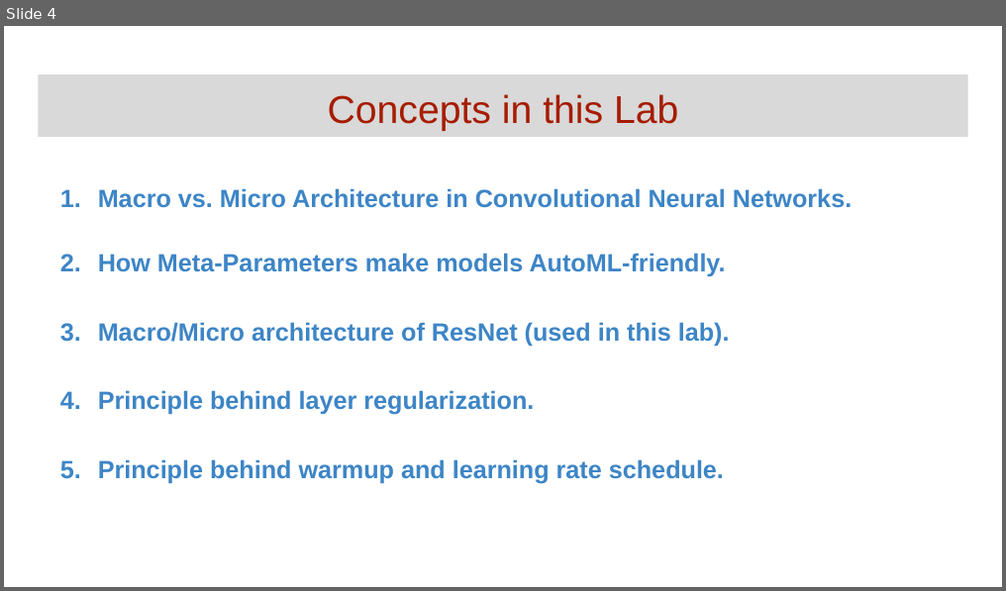
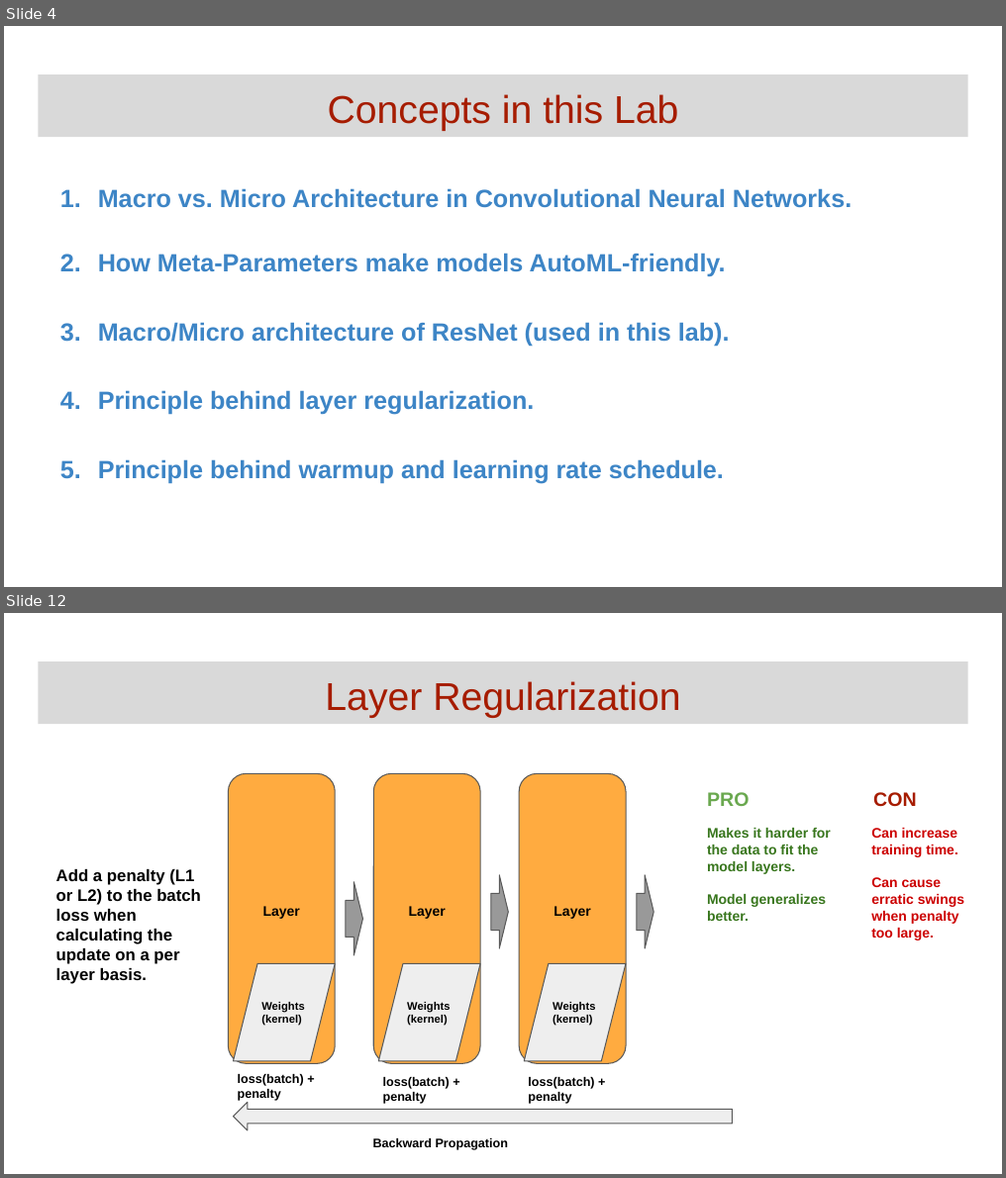
Before and after one commit to GoogleCloudPlatform/keras-idiomatic-programmer, a slide deck: community-labs/Community Lab - Regularization.pptx. Shown one above the other, each under a label of ours: slide 4 before the commit, slides 4 and 12 after it; the slides between them are not shown. The pictures are 1006x591 and 1006x1178 pixels, drawn with LibreOffice and Linux fonts; fonts in the diff are those of the drawing. Boxes give left, top, right and bottom in pixels: in the first picture for what was removed or moved away, otherwise in the second. Text is boxed around its words. In the diff, an @@ line names an element or a change of style, - is before the commit and + after.

Commit message:
add presentation for lab 2

```diff
--- a/community-labs/Community Lab - Regularization.pptx
+++ b/community-labs/Community Lab - Regularization.pptx
@@ slide 12 added at (x1=4, y1=613, x2=1002, y2=1174), background #FFFFFF @@
@@ title added at (x1=38, y1=662, x2=968, y2=725), fill #D9D9D9, 28 pt, text #A61C00 @@
+Layer Regularization
@@ rounded rectangle added at (x1=229, y1=773, x2=336, y2=1064), fill #FFAB40, outline #595959 0.75 pt, 10 pt, text #000000, bold @@
+Layer
@@ rounded rectangle added at (x1=373, y1=773, x2=480, y2=1064), fill #FFAB40, outline #595959 0.75 pt, 10 pt, text #000000, bold @@
+Layer
@@ rounded rectangle added at (x1=519, y1=773, x2=626, y2=1064), fill #FFAB40, outline #595959 0.75 pt, 10 pt, text #000000, bold @@
+Layer
@@ text added at (x1=707, y1=792, x2=917, y2=807), 14 pt, text #6AA84F, bold @@
+PRO CON
@@ text added at (x1=707, y1=828, x2=831, y2=921), 10 pt, text #38761D, bold @@
+Makes it harder for the data to fit the model layers.
+Model generalizes better.
@@ text added at (x1=871, y1=828, x2=964, y2=941), 10 pt, text #CC0000, bold @@
+Can increase
+training time.
+Can cause erratic swings when penalty too large.
@@ text added at (x1=56, y1=869, x2=201, y2=984), 12 pt, text #000000, bold @@
+Add a penalty (L1 or L2) to the batch loss when calculating the update on a per layer basis.
@@ down arrow added at (x1=491, y1=875, x2=509, y2=949), fill #999999, outline #595959 0.75 pt @@
@@ down arrow added at (x1=638, y1=875, x2=654, y2=949), fill #999999, outline #595959 0.75 pt @@
@@ down arrow added at (x1=346, y1=882, x2=362, y2=956), fill #999999, outline #595959 0.75 pt @@
@@ parallelogram added at (x1=234, y1=964, x2=336, y2=1062), fill #EEEEEE, outline #595959 0.75 pt, 8 pt, text #000000, bold @@
+Weights
+(kernel)
@@ parallelogram added at (x1=378, y1=964, x2=480, y2=1062), fill #EEEEEE, outline #595959 0.75 pt, 8 pt, text #000000, bold @@
+Weights
+(kernel)
@@ parallelogram added at (x1=524, y1=964, x2=626, y2=1062), fill #EEEEEE, outline #595959 0.75 pt, 8 pt, text #000000, bold @@
+Weights
+(kernel)
@@ text added at (x1=238, y1=1074, x2=304, y2=1101), 9 pt, text #000000, bold @@
+loss(batch) + penalty
@@ text added at (x1=383, y1=1077, x2=450, y2=1104), 9 pt, text #000000, bold @@
+loss(batch) + penalty
@@ text added at (x1=528, y1=1077, x2=594, y2=1104), 9 pt, text #000000, bold @@
+loss(batch) + penalty
@@ left arrow added at (x1=234, y1=1102, x2=733, y2=1130), fill #EEEEEE, outline #595959 0.75 pt @@
@@ text added at (x1=373, y1=1139, x2=508, y2=1151), 9 pt, text #000000, bold @@
+Backward Propagation
```
Also in this commit, not shown: 10 other slides added.
